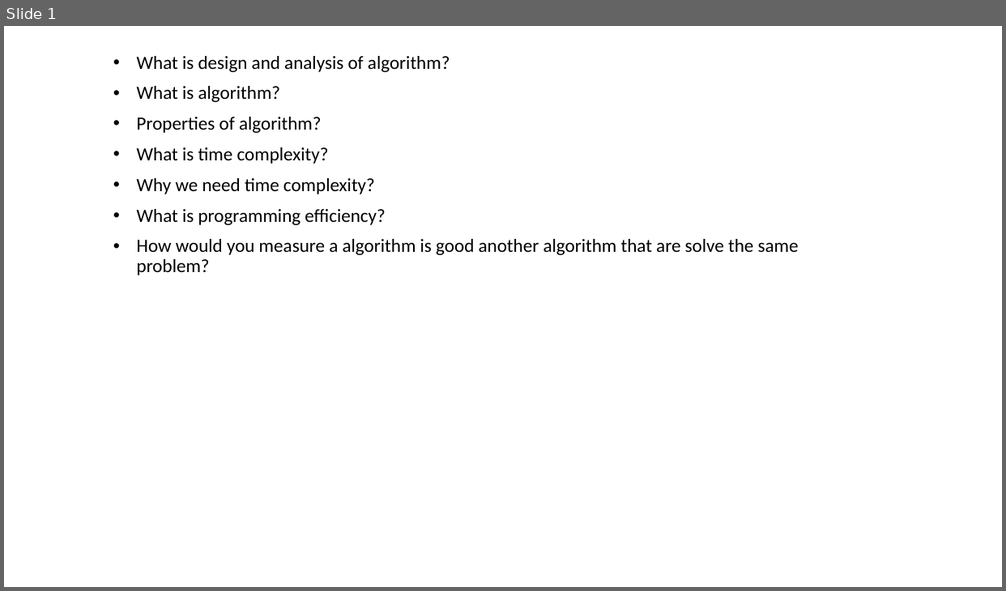
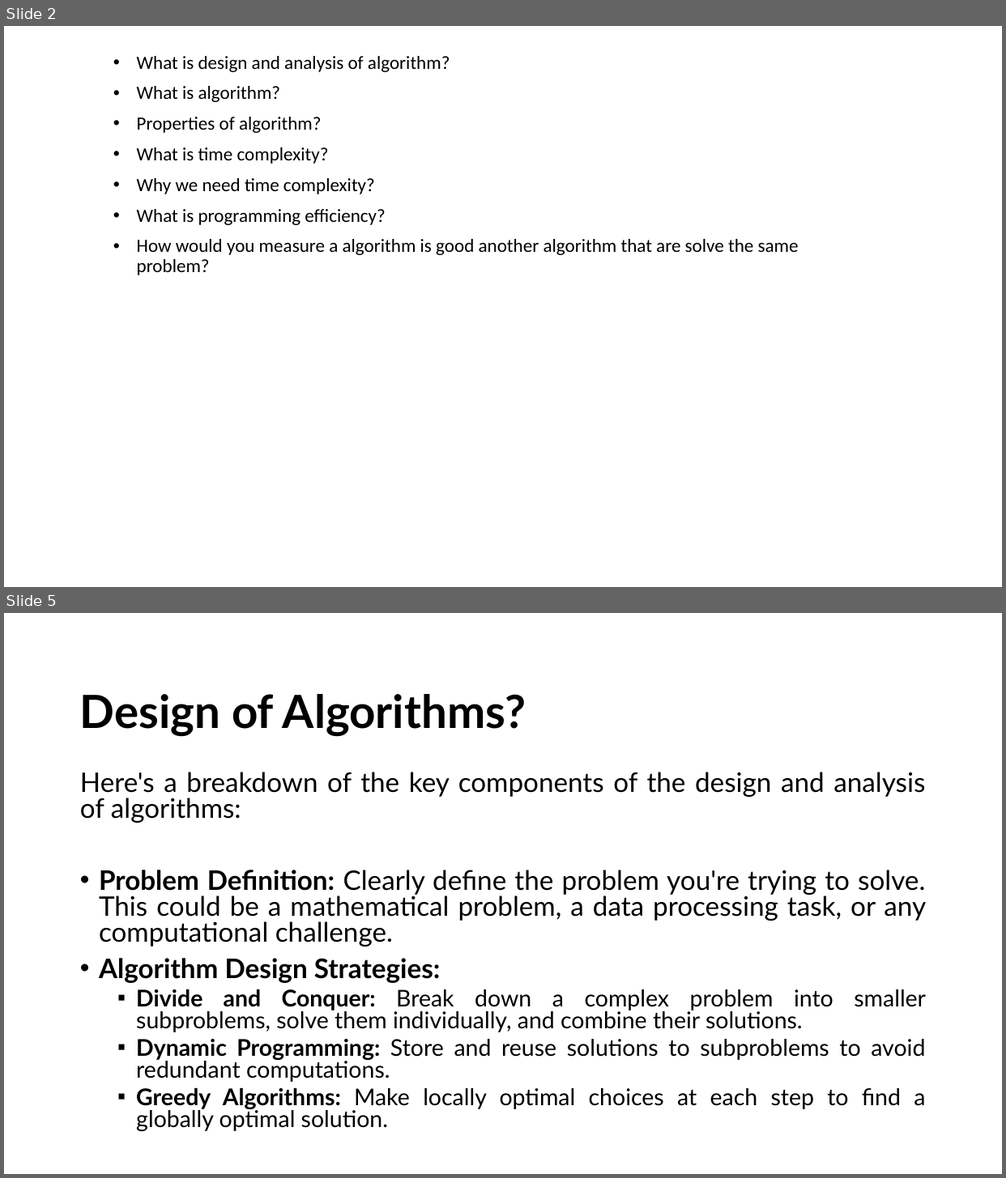
Before and after one commit to alaminbhuyan/DSA-In-Python, a slide deck: Design & Analysis Of Algorithm PDF/DAA.pptx. Shown one above the other, each under a label of ours: slide 1 before the commit, slides 2 and 5 after it; the slides between them are not shown. The pictures are 1006x591 and 1006x1178 pixels, drawn with LibreOffice and Linux fonts; fonts in the diff are those of the drawing. Boxes give left, top, right and bottom in pixels: in the first picture for what was removed or moved away, otherwise in the second. Text is boxed around its words. In the diff, an @@ line names an element or a change of style, - is before the commit and + after.

```diff
--- a/Design & Analysis Of Algorithm PDF/DAA.pptx
+++ b/Design & Analysis Of Algorithm PDF/DAA.pptx
@@ slide 5 added at bbox=[4, 613, 1002, 1174], background #FFFFFF @@
@@ title added at bbox=[80, 694, 526, 737], 44 pt, text #000000, bold @@
+Design of Algorithms?
@@ text added at bbox=[80, 772, 926, 1132], 22.2 pt, text #000000 @@
+Here's a breakdown of the key components of the design and analysis of algorithms:
+• Problem Definition: Clearly define the problem you're trying to solve. This could be a mathematical problem, a data processing task, or any computational challenge.
+• Algorithm Design Strategies:
+  ▪ Divide and Conquer: Break down a complex problem into smaller subproblems, solve them individually, and combine their solutions.
+  ▪ Dynamic Programming: Store and reuse solutions to subproblems to avoid redundant computations.
+  ▪ Greedy Algorithms: Make locally optimal choices at each step to find a globally optimal solution.
@@ what was slide 1 is now slide 2 @@
```
Also in this commit, not shown: 5 other slides added, 1 other file.
